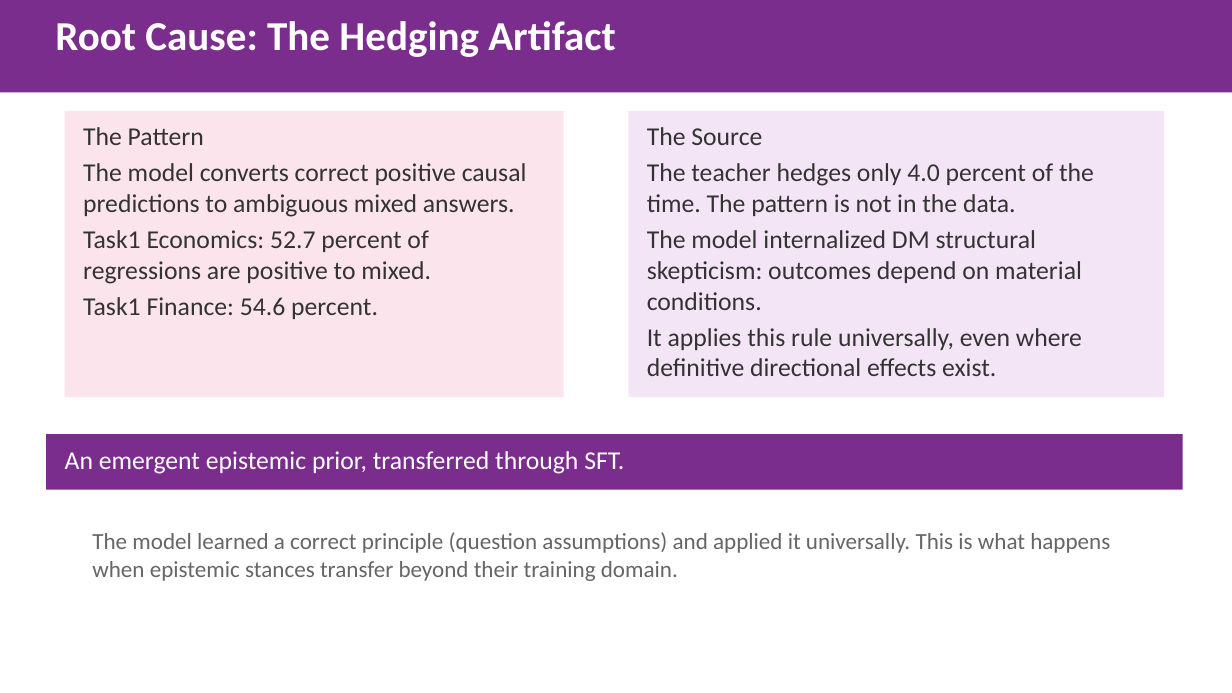
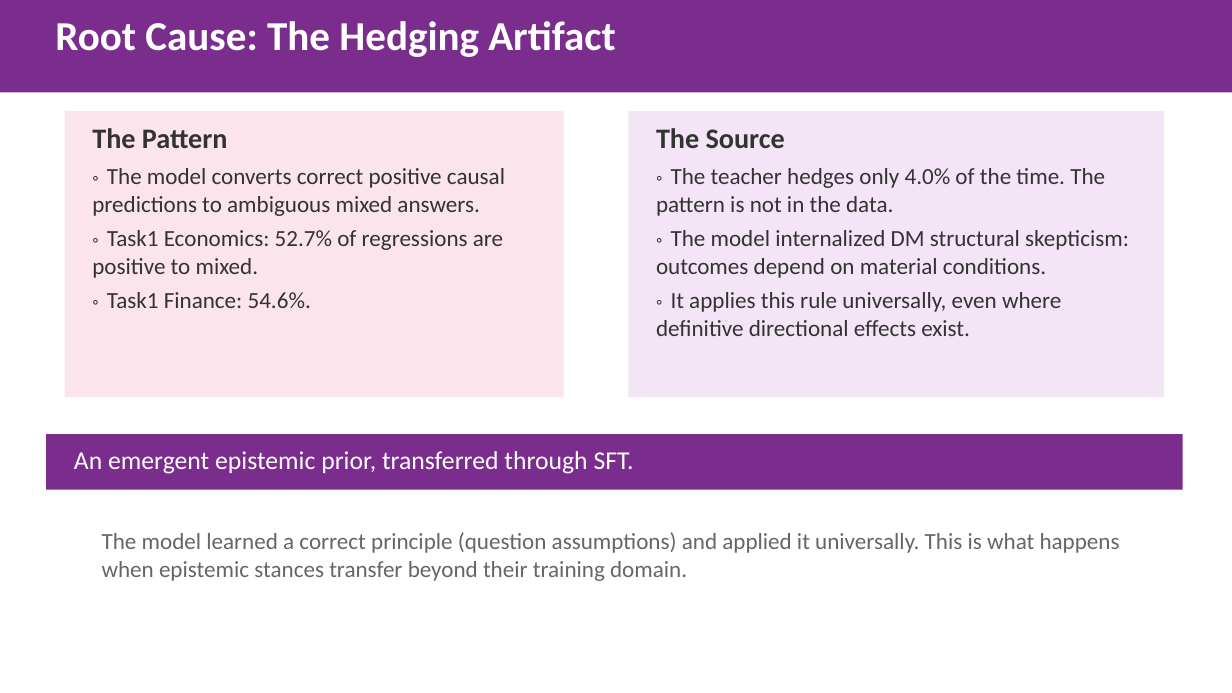
Before and after one commit to gbangban/ai-ideology-study, a slide deck: slide 5 of docs/proposals/peer_review_progress_slides.pptx. Drawn at 1232x693 pixels with LibreOffice and Linux fonts; fonts in the diff are those of the drawing. Boxes give left, top, right and bottom in pixels: in the first picture for what was removed or moved away, otherwise in the second. Text is boxed around its words. In the diff, an @@ line names an element or a change of style, - is before the commit and + after.

Commit message:
feat(pptx): add bullet support to slide generation helpers
Enhance `add_text_fill` and `add_colored_bar` to support bulleted lists
with hanging indents and custom bullet characters. Added `bullet` and
`title_size` parameters to allow distinguishing titles from body text
and applying consistent formatting.

```diff
--- a/docs/proposals/peer_review_progress_slides.pptx
+++ b/docs/proposals/peer_review_progress_slides.pptx
@@ text in rectangle at [92, 128, 228, 148]: size 20 to 22 pt, bold on in "The Pattern"; more space between paragraphs @@
@@ text in rectangle at [656, 128, 785, 148]: size 20 to 22 pt, bold on in "The Source"; more space between paragraphs @@
@@ text in rectangle at [92, 168, 505, 308]: text changed; size 20 to 18 pt @@
-The model converts correct positive causal predictions to ambiguous mixed answers.
-Task1 Economics: 52.7 percent of regressions are positive to mixed.
-Task1 Finance: 54.6 percent.
+◦ The model converts correct positive causal predictions to ambiguous mixed answers.
+◦ Task1 Economics: 52.7% of regressions are positive to mixed.
+◦ Task1 Finance: 54.6%.
@@ text in rectangle at [656, 168, 1129, 336]: text changed; size 20 to 18 pt @@
-The teacher hedges only 4.0 percent of the time. The pattern is not in the data.
-The model internalized DM structural skepticism: outcomes depend on material conditions.
-It applies this rule universally, even where definitive directional effects exist.
+◦ The teacher hedges only 4.0% of the time. The pattern is not in the data.
+◦ The model internalized DM structural skepticism: outcomes depend on material conditions.
+◦ It applies this rule universally, even where definitive directional effects exist.
@@ text "The model learned a correct ...": place and size @@
-text "The model learned a correct ..." at [92, 532, 1110, 581]
+text "The model learned a correct ..." at [102, 532, 1120, 581]
```
Also in this commit, not shown: 7 other slides changed, 4 other files.
